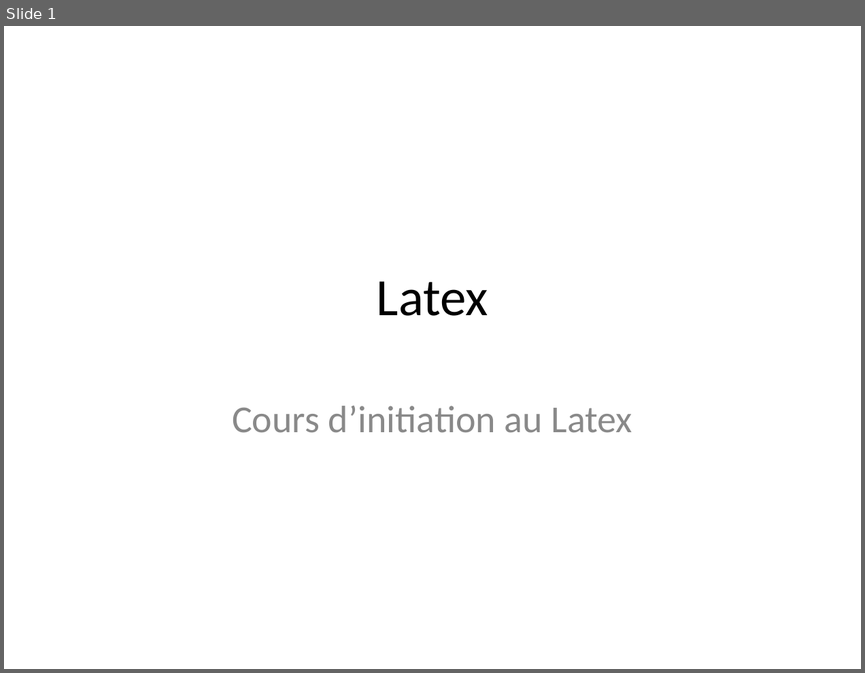
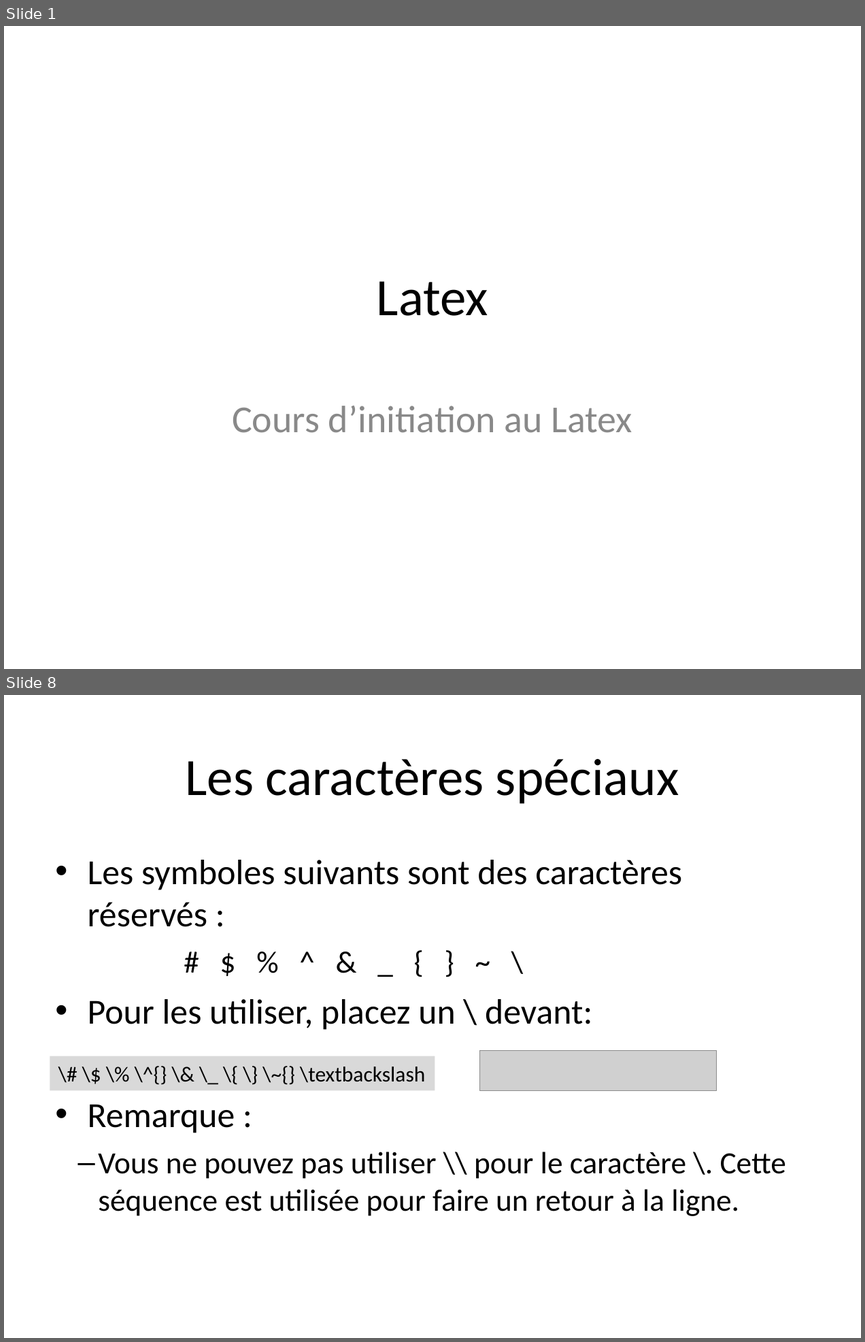
Before and after one commit to MC-Course/LaTeX, a slide deck: Cours 1/Latex.ppt. Shown one above the other, each under a label of ours: slide 1 before the commit, slides 1 and 8 after it; the slides between them are not shown. The pictures are 865x673 and 865x1342 pixels, drawn with LibreOffice and Linux fonts; fonts in the diff are those of the drawing; grey boxes stand for pictures. Boxes give left, top, right and bottom in pixels: in the first picture for what was removed or moved away, otherwise in the second. Text is boxed around its words. In the diff, an @@ line names an element or a change of style, - is before the commit and + after.

```diff
--- a/Cours 1/Latex.ppt
+++ b/Cours 1/Latex.ppt
@@ slide 8 added at (4, 695, 861, 1338), background #FFFFFF @@
@@ title added at (185, 759, 679, 804), 44 pt, text #000000 @@
+Les caractères spéciaux
@@ text added at (88, 860, 786, 1216), 25.9 pt, text #000000 @@
+• Les symboles suivants sont des caractères réservés :
+  # $ % ^ & _ { } ~ \
+• Pour les utiliser, placez un \ devant:
+• Remarque :
+  – Vous ne pouvez pas utiliser \\ pour le caractère \. Cette séquence est utilisée pour faire un retour à la ligne.
@@ rectangle added at (50, 1055, 435, 1090), fill #D9D9D9, 18 pt, text #000000 @@
+\# \$ \% \^{} \& \_ \{ \} \~{} \textbackslash
@@ picture added at (479, 1050, 716, 1090) @@
```
Also in this commit, not shown: 8 other slides added, 1 slide removed, 8 other files.
